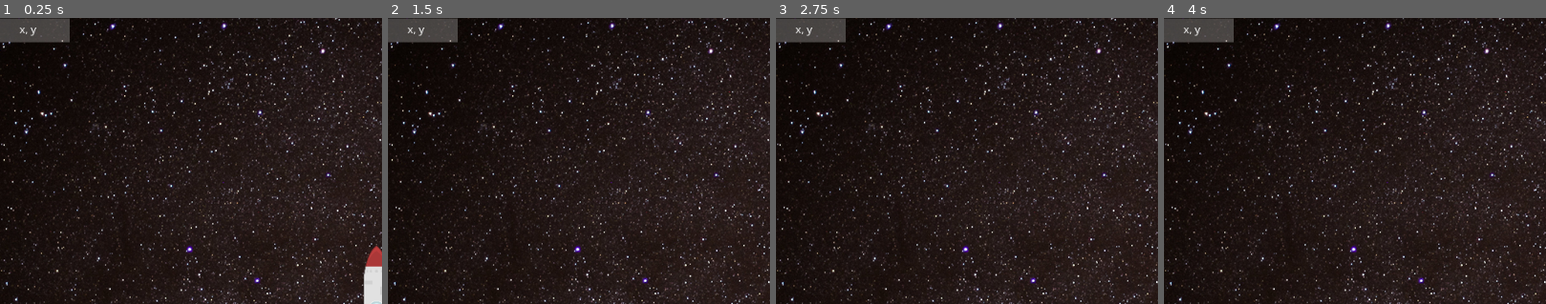
Above: before the commit, frames 1-4 (left to right).
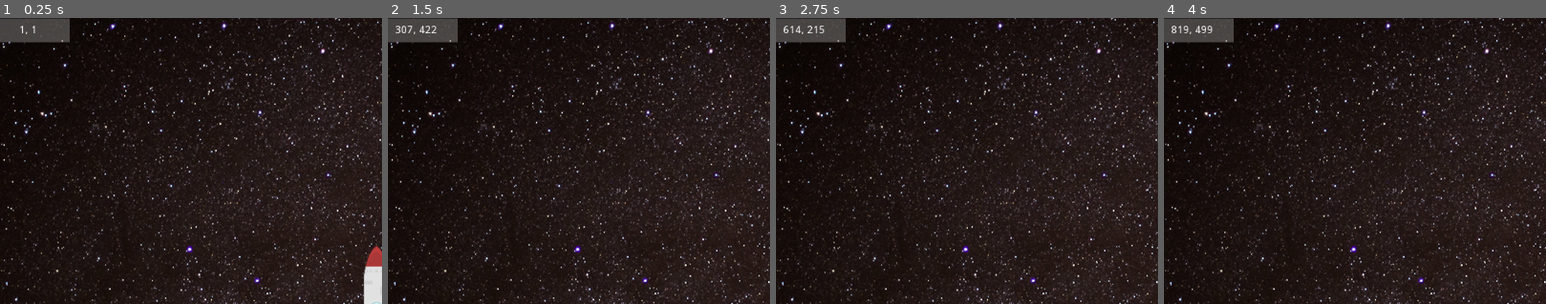
Above: after the commit, the same moments.

Repository: sheayork/E05A-Input
Game: Godot game, scene res://Scenes/Game.tscn
The game is run twice, just before and just after one commit, with the same random seed, the same clock (stepped at 60 frames per second) and the same inputs.
Inputs (mouse positions are % of the whole screen's width and height, from its top left):
- Up to frame 1 (0.25 s): no input
- Up to frame 2 (1.5 s): tap Enter at 0.5 s; move the mouse to (72, 45) at 0.52 s; hold D (right) 0.53-1.28 s; move the mouse to (30, 55) at 1.27 s; hold S (down) from 1.28 s (still down)
- Up to frame 3 (2.75 s): move the mouse to (60, 28) at 2.02 s; release S (down) at 2.03 s; hold D (right) from 2.03 s (still down)
- Up to frame 4 (4 s): tap Space at 2.75 s; move the mouse to (45, 70) at 2.77 s; release D (right) at 2.78 s; hold W (up) 2.78-3.53 s; tap Enter at 3.5 s; move the mouse to (80, 65) at 3.52 s; hold A (left) from 3.53 s (still down)
The pictures show only the part of the screen within x 3-53%, y 2-52%; the shares and areas given below are measured in that part.

The runs differ from the first frame. In frame 1, less than 0.1% of the frame differs, in the area x 5-10%, y 2-7%; in frame 2, 0.2%, in the area x 2-13%, y 2-7%; in frame 3, 0.1%; in frame 4, 0.2%.

Commit message:
Update Label.gd

Diff:
--- a/Scripts/Label.gd
+++ b/Scripts/Label.gd
@@ -7,3 +7,4 @@
 func _physics_process(delta):
 	var mouse_pos = get_viewport().get_mouse_position()
 	print(str(mouse_pos))
+	text = str(mouse_pos.x) + ", " + str(mouse_pos.y)
